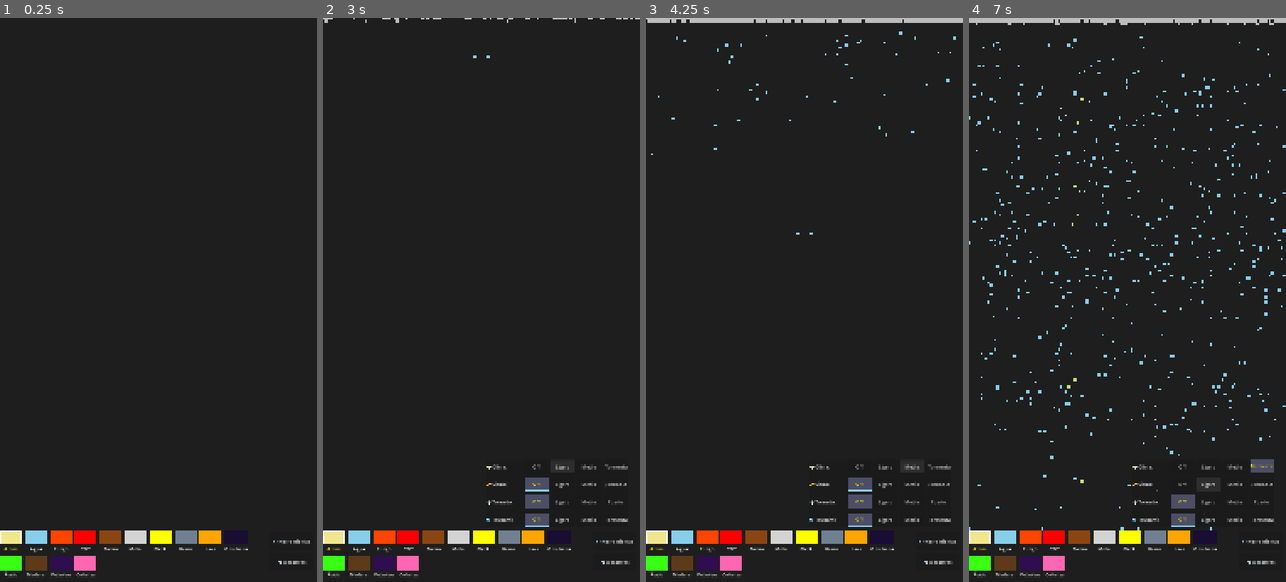
Above: before the commit, frames 1-4 (left to right).
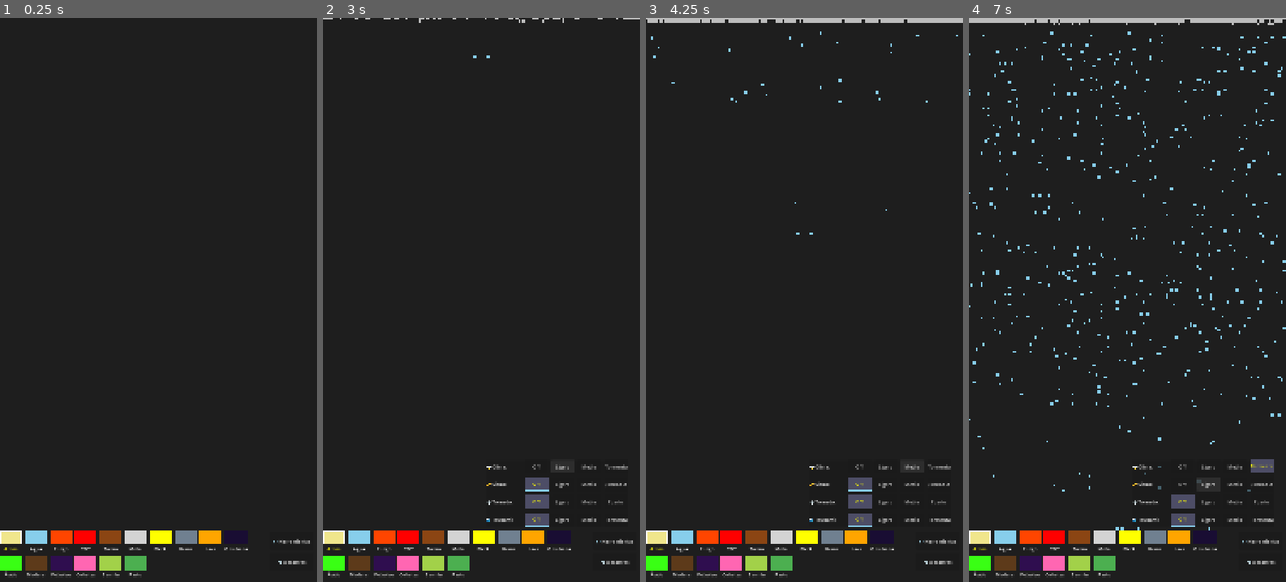
Above: after the commit, the same moments.

Repository: OmarSaez/Sandbox-game
Game: Godot game, scene res://scenes/main/main_scene.tscn
The game is run twice, just before and just after one commit, with the same random seed, the same clock (stepped at 60 frames per second) and the same inputs.
Inputs:
- Up to frame 1 (0.25 s): no input
- Up to frame 2 (3 s): click "🛠️ Herramientas" at 0.5 s; click "🌪️ Desastres" at 1.25 s; click "Off" at 2 s; click "Ligero" at 2.75 s
- Up to frame 3 (4.25 s): click "Medio" at 3.5 s
- Up to frame 4 (7 s): click "Tormenta" at 4.25 s; click "Off" at 5 s; click "Tormenta" at 5.75 s; click "Ligero" at 6.5 s

The runs differ from the first frame. In frame 1, 0.4% of the frame differs, in the area x 31-47%, y 95-99%; in frame 2, 0.5%; in frame 3, 0.7%; in frame 4, 3.6%, in the area x 0-100%, y 0-99%.

Commit message:
Se agrega humedad, simillas, fertil y pasto

Diff:
--- a/sandbox/scripts/sandbox/material.gd
+++ b/sandbox/scripts/sandbox/material.gd
@@ -30,7 +30,12 @@
 	BURN_SMOKE = 1 << 16,
 	BURN_COAL = 1 << 17,
 	BURN_NONE = 1 << 18,
-	ANTI_EXPLOSIVE = 1 << 19
+	ANTI_EXPLOSIVE = 1 << 19,
+
+	# Plant life
+	PLANT = 1 << 20,
+	SEED = 1 << 21,
+	FERTILE = 1 << 22
 }
 
 @export var name: String = "Material"
--- a/sandbox/scripts/sandbox/sandbox_grid.gd
+++ b/sandbox/scripts/sandbox/sandbox_grid.gd
@@ -55,7 +55,9 @@
 		"acid": "Ácido",
 		"wood": "Madera",
 		"petro": "Petróleo",
-		"fireworks": "Cohetes"
+		"fireworks": "Cohetes",
+		"seed": "Semilla",
+		"grass": "Pasto"
 	},
 	"en": {
 		"disasters": "🌪️ Disasters",
@@ -86,7 +88,9 @@
 		"acid": "Acid",
 		"wood": "Wood",
 		"petro": "Oil",
-		"fireworks": "Fireworks"
+		"fireworks": "Fireworks",
+		"seed": "Seed",
+		"grass": "Grass"
 	}
 }
 
@@ -136,8 +140,8 @@
 	tags_array.resize(grid_width * grid_height)
 	charge_array.resize(grid_width * grid_height)
 
-	material_colors_raw.resize(20)
-	material_tags_raw.resize(20)
+	material_colors_raw.resize(50)
+	material_tags_raw.resize(50)
 
 	# Setup materials
 	_register_material(0, Color(0, 0, 0, 0), SandboxMaterial.Tags.NONE)
@@ -198,7 +202,23 @@
 	texture_rect.texture = ImageTexture.create_from_image(img)
 	texture_rect.size = viewport_size
 
-	# DISASTER MENU - Now with stacked UI (Must be FIRST to create containers)
+	# --- NEW PLANT LIFE ---
+	# Seed (Light Green)
+	_register_material(20, Color("#A2D149"), SandboxMaterial.Tags.POWDER | SandboxMaterial.Tags.GRAV_NORMAL | SandboxMaterial.Tags.SEED | SandboxMaterial.Tags.FLAMMABLE)
+	# Grass (Bright Green)
+	_register_material(21, Color("#4CAF50"), SandboxMaterial.Tags.PLANT | SandboxMaterial.Tags.GRAV_STATIC | SandboxMaterial.Tags.FLAMMABLE | SandboxMaterial.Tags.BURN_COAL)
+
+	# Mark existing materials as FERTILE
+	material_tags_raw[1] |= SandboxMaterial.Tags.FERTILE
+	material_tags_raw[6] |= SandboxMaterial.Tags.FERTILE
+
+	# --- WET STATES (For Debug & Realism) ---
+	# Wet Sand (Darker Yellow)
+	_register_material(22, Color("#C2B280").darkened(0.2), SandboxMaterial.Tags.POWDER | SandboxMaterial.Tags.GRAV_NORMAL | SandboxMaterial.Tags.FERTILE)
+	# Wet Earth (Darker Brown)
+	_register_material(23, Color("#8B4513").darkened(0.2), SandboxMaterial.Tags.POWDER | SandboxMaterial.Tags.GRAV_SLOW | SandboxMaterial.Tags.FERTILE | SandboxMaterial.Tags.BURN_COAL)
+
+	# UI SETUP (Must happen AFTER materials are registered)
 	_setup_main_ui_containers()
 	_setup_ui()
 
@@ -229,6 +249,8 @@
 	_add_button("wood", 16)
 	_add_button("petro", 4)
 	_add_button("fireworks", 18)
+	_add_button("seed", 20)
+	_add_button("grass", 21)
 
 
 func _setup_ui():
@@ -782,6 +804,22 @@
 	if current_weather == 3 and randf() < 0.01: # Rare but impactful
 		_strike_lightning()
 
+	# Spontaneous Grass growth during rain or near water
+	# Increased sampling for better responsiveness
+	if randf() < 0.2: # Check in 20% of frames
+		for i in range(100): # 100 random samples per check
+			var rx = randi() % grid_width
+			var ry = randi() % (grid_height - 10) + 5
+			var tid = _get_cell(rx, ry)
+			if tid == 6 or tid == 1: # EARTH or SAND (FERTILE)
+				if _get_cell(rx, ry-1) == 0: # Space above
+					# Check for moisture
+					if current_weather > 0 or _has_tag_within_radius(rx, ry, SandboxMaterial.Tags.LIQUID, 25):
+						if randf() < 0.1: # Final probability to make it organic
+							_set_cell(rx, ry-1, 21) # GROW GRASS
+							# Optional: limit growth rate per frame
+							if i > 5: break # Don't fill everything in 1 frame
+
 func _strike_lightning():
 	var lx = randi() % grid_width
 	# Trace a bolt from top to first solid/liquid or bottom
@@ -972,7 +1010,48 @@
 	# ELECTRIC SEEDING (Active pulses)
 	if (tags & SandboxMaterial.Tags.ELECTRICITY):
 		if randf() < 0.7: _set_cell(x, y, 0)
-		_check_neighbors_for_reaction(x, y, false)
+
+	# --- BIOLOGICAL INTERACTIONS (PLANTS & SEEDS) ---
+	# OPTIMIZATION: Only process 5% of biological pixels per frame to save FPS
+	if randf() < 0.05:
+		# 1. SEED LOGIC (mat_id 20)
+		if mat_id == 20:
+			var is_on_fertile = _has_tag_neighbor(x, y, SandboxMaterial.Tags.FERTILE)
+			var is_wet = _get_cell(x, y+1) == 22 or _get_cell(x, y+1) == 23 or _has_tag_within_radius(x, y, SandboxMaterial.Tags.LIQUID, 10) or current_weather > 0
+			if is_on_fertile and is_wet:
+				_set_cell(x, y, 21) # Transform to Grass (Faster Sprouts because only 5% check)
+
+		# 2. PLANT GROWTH (mat_id 21 - Grass)
+		elif mat_id == 21:
+			if _has_tag_within_radius(x, y, SandboxMaterial.Tags.LIQUID, 20) or current_weather > 0:
+				if randf() < 0.2: # Growth speed
+					var gx = x + randi_range(-2, 2)
+					var gy = y + randi_range(-2, 1)
+					var tid = _get_cell(gx, gy)
+					# BALANCE: Only grow if NOT crowded (less than 4 grass neighbors)
+					if (tid == 0 or tid == 2) and _has_tag_neighbor(gx, gy, SandboxMaterial.Tags.FERTILE):
+						if _count_neighbor_id(gx, gy, 21) < 4:
+							_set_cell(gx, gy, 21)
+
+		# 3. MOISTURE ABSORPTION (ID 1 -> 22, ID 6 -> 23)
+		elif mat_id == 1 or mat_id == 6:
+			if current_weather > 0 or _has_tag_within_radius(x, y, SandboxMaterial.Tags.LIQUID, 10):
+				_set_cell(x, y, 22 if mat_id == 1 else 23) # Transition to wet
+
+		# 4. SPONTANEOUS GROWTH ON WET SOIL
+		elif mat_id == 22 or mat_id == 23:
+			# Soil itself can turn to Grass (creating underwater algae/moss)
+			# BALANCE: Only if very sparse (< 1 neighbor)
+			if randf() < 0.005 and _count_neighbor_id(x, y, 21) < 1:
+				_set_cell(x, y, 21) # Transmute!
+			# Or grow upward into space/water
+			if randf() < 0.05:
+				var tid = _get_cell(x, y-1)
+				if (tid == 0 or tid == 2) and _count_neighbor_id(x, y-1, 21) < 3:
+					_set_cell(x, y-1, 21)
+			# Dry out
+			if current_weather == 0 and not _has_tag_within_radius(x, y, SandboxMaterial.Tags.LIQUID, 12):
+				if randf() < 0.02: _set_cell(x, y, 1 if mat_id == 22 else 6)
 
 	# PASS 3: Conductor Pulse (Triggering TNT/Devices)
 	var charge = charge_array[idx]
@@ -987,6 +1066,8 @@
 	if mat_id == 15: # Smoke
 		if randf() < 0.001:
 			_set_cell(x, y, 0)
+
+	return false
 
 func _has_tag_neighbor(x, y, tag):
 	for ny in range(y - 1, y + 2):
@@ -997,6 +1078,35 @@
 				if (material_tags_raw[nid] & tag):
 					return true
 	return false
+
+func _has_tag_within_radius(x, y, tag, radius):
+	# Optimized sweep for performance
+	for oy in range(-radius, radius + 1, 5):
+		for ox in range(-radius, radius + 1, 5):
+			var nid = _get_cell(x + ox, y + oy)
+			if nid > 0 and (material_tags_raw[nid] & tag):
+				return true
+	return false
+
+func _consume_neighbor_tag(x, y, tag):
+	for ny in range(y - 1, y + 2):
+		for nx in range(x - 1, x + 2):
+			if nx == x and ny == y: continue
+			var nid = _get_cell(nx, ny)
+			if nid > 0:
+				if (material_tags_raw[nid] & tag):
+					_set_cell(nx, ny, 0) # EAT IT
+					return true
+	return false
+
+func _count_neighbor_id(x, y, id):
+	var count = 0
+	for ny in range(y - 1, y + 2):
+		for nx in range(x - 1, x + 2):
+			if nx == x and ny == y: continue
+			if _get_cell(nx, ny) == id:
+				count += 1
+	return count
 
 func _trigger_electric_devices(x, y):
 	for ny in range(y - 1, y + 2):
